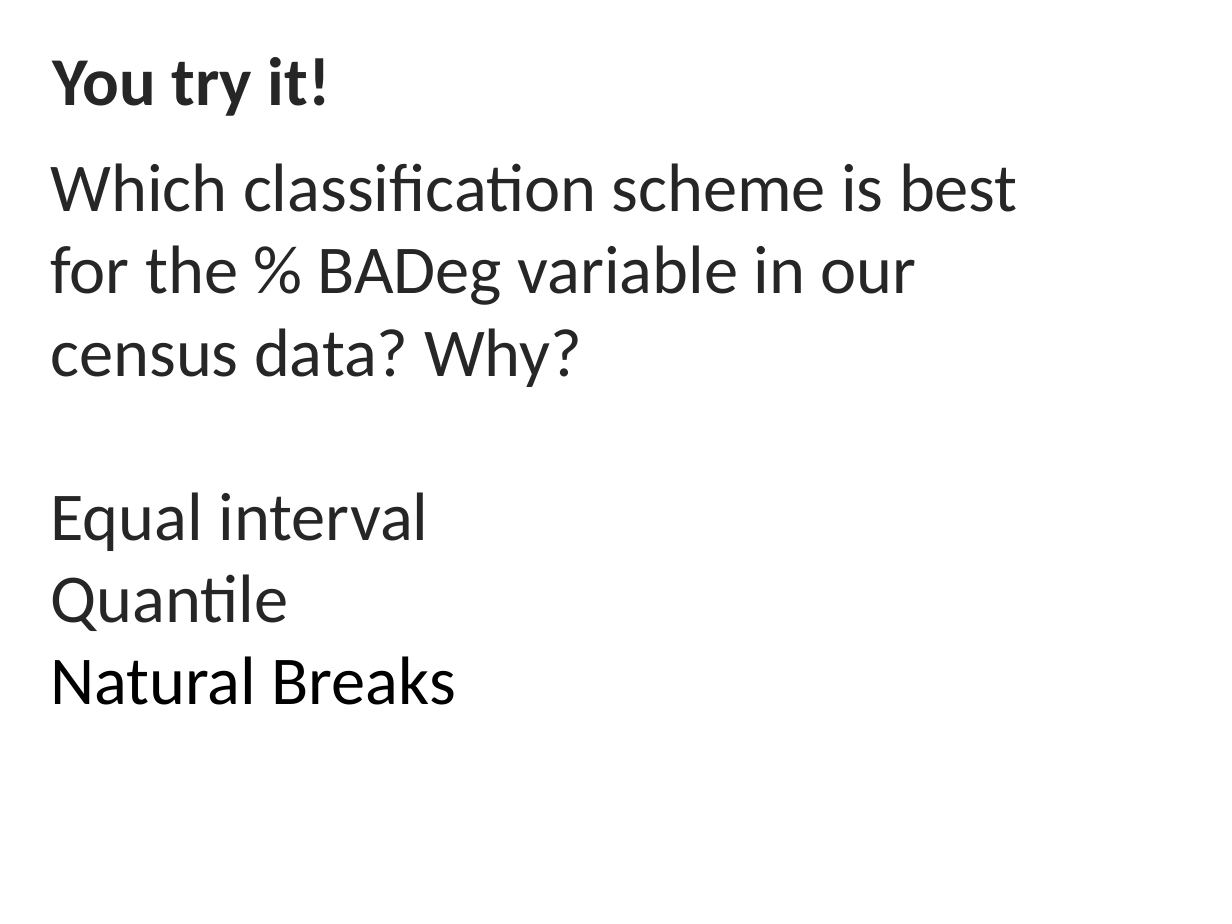
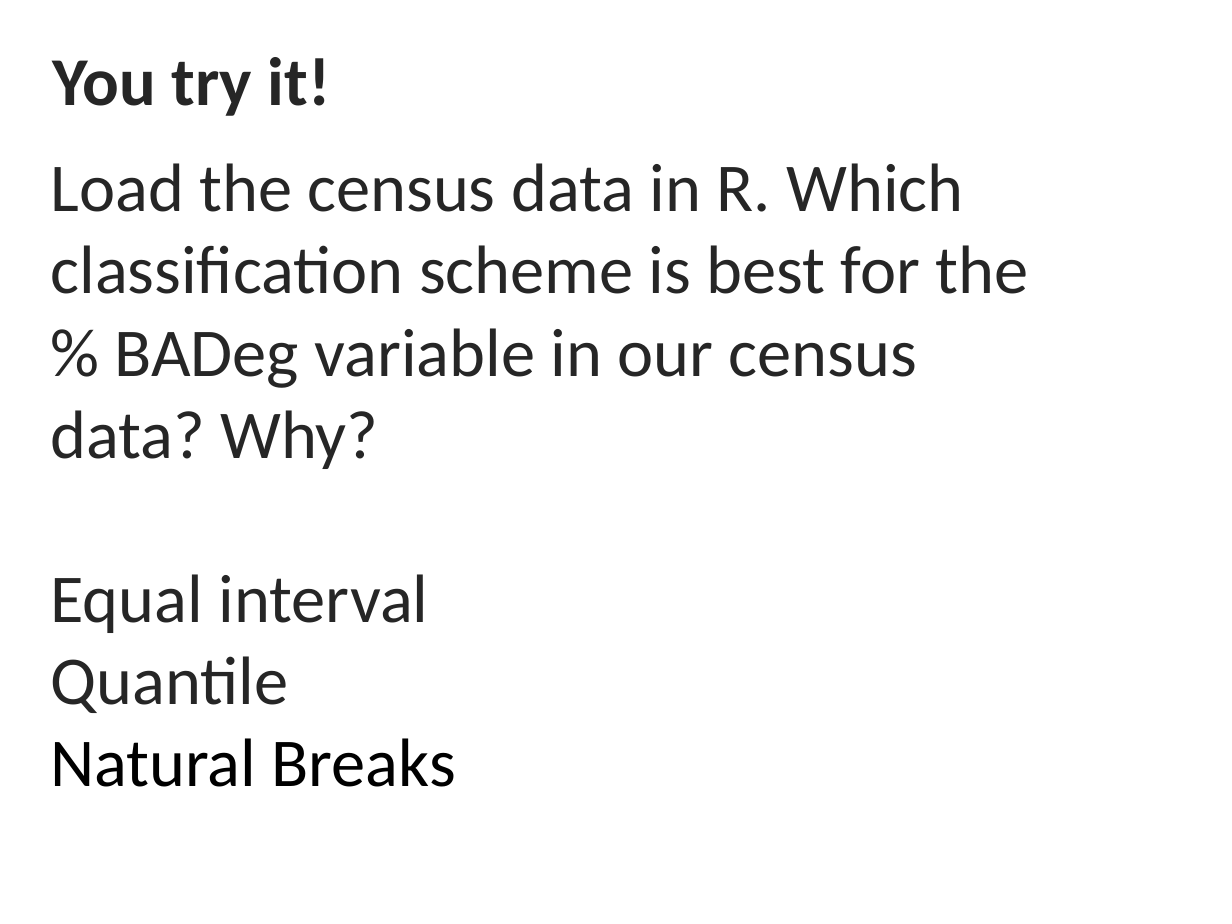
Before and after one commit to jshannon75/geog4300, a slide deck: slide 18 of slides/geog4300_f19_L05-3 Data classification and central tendancy.pptx. Drawn at 1232x924 pixels with LibreOffice and Linux fonts; fonts in the diff are those of the drawing. Boxes give left, top, right and bottom in pixels: in the first picture for what was removed or moved away, otherwise in the second. Text is boxed around its words. In the diff, an @@ line names an element or a change of style, - is before the commit and + after.

```diff
--- a/slides/geog4300_f19_L05-3 Data classification and central tendancy.pptx
+++ b/slides/geog4300_f19_L05-3 Data classification and central tendancy.pptx
@@ text at bbox=[50, 163, 1028, 469]: text changed @@
-Which classification scheme is best for the % BADeg variable in our census data? Why?
+Load the census data in R. Which classification scheme is best for the % BADeg variable in our census data? Why?
```
Also in this commit, not shown: 2 slides added, 1 other file.
